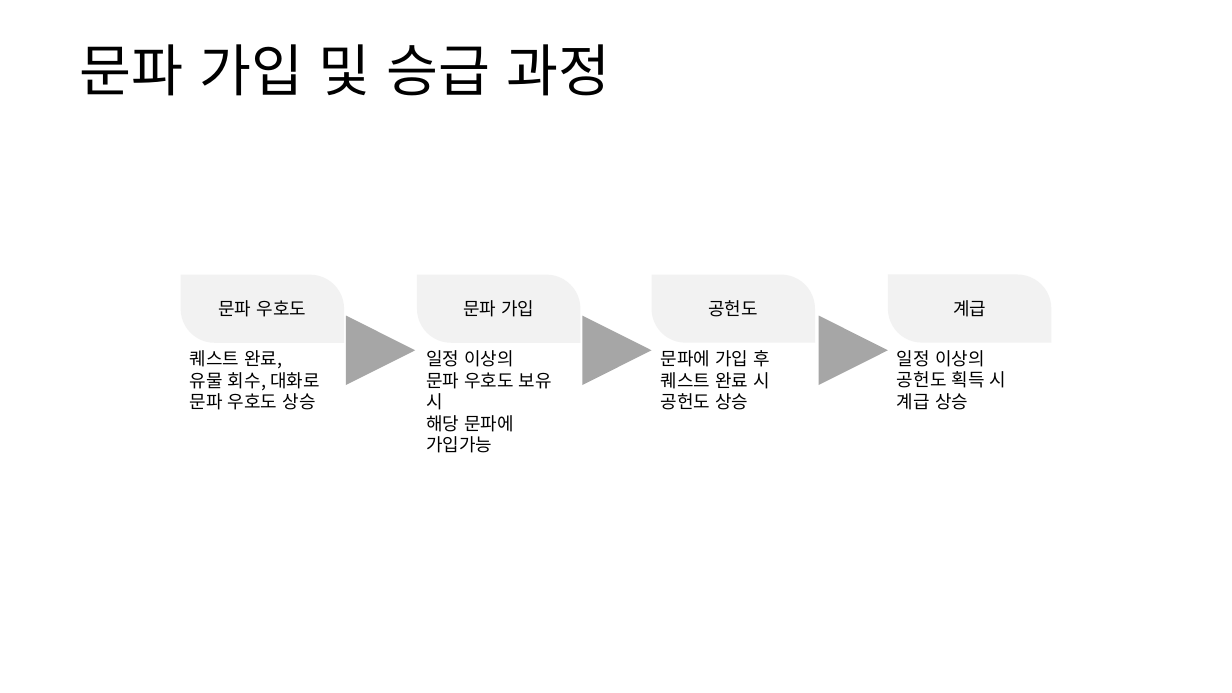
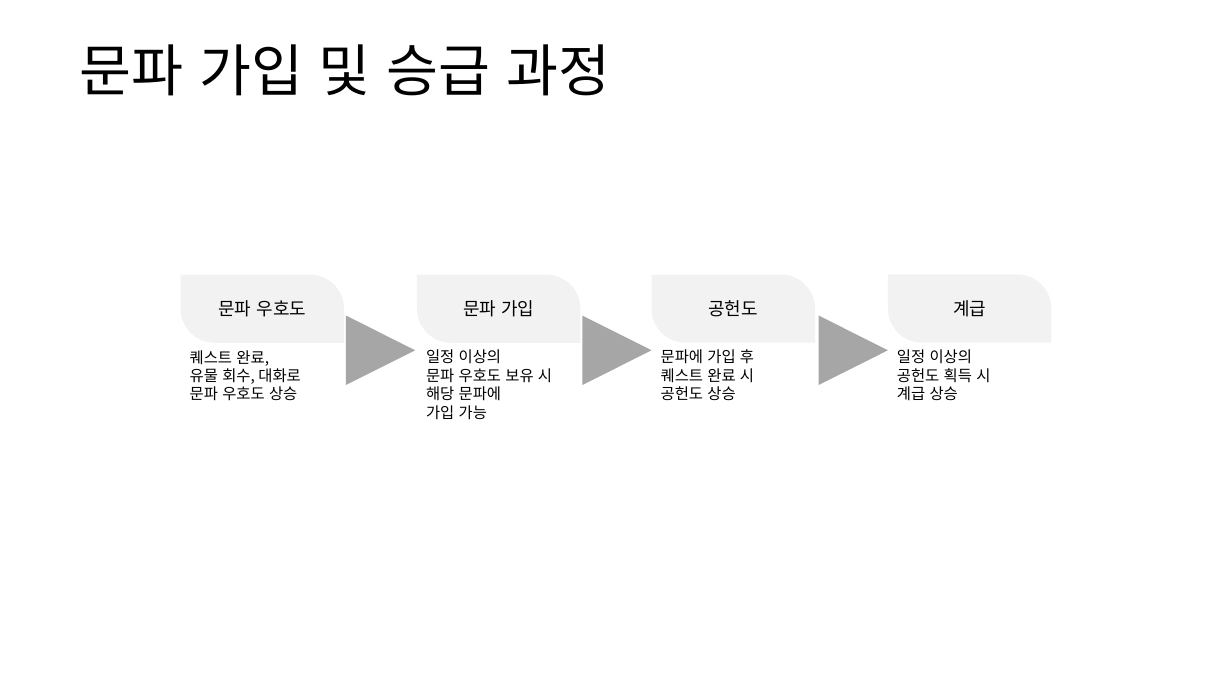
Before and after one commit to yjk0401/unityenginebasic_9th, a slide deck: slide 5 of 기획/방랑엽사전/문파 시스템 기획서.pptx. Drawn at 1232x693 pixels with LibreOffice and Linux fonts; fonts in the diff are those of the drawing. Boxes give left, top, right and bottom in pixels: in the first picture for what was removed or moved away, otherwise in the second. Text is boxed around its words. In the diff, an @@ line names an element or a change of style, - is before the commit and + after.

```diff
--- a/기획/방랑엽사전/문파 시스템 기획서.pptx
+++ b/기획/방랑엽사전/문파 시스템 기획서.pptx
@@ text at (190,350,269,366): size 14 to 12 pt in "퀘스트 완료," @@
@@ text at (426,349,552,401): size 14 to 12 pt in "일정 이상의", "문파 우호도 보유 시", "해당 문파에" @@
@@ text "문파에 가입 후" at (661,349,754,401): size 14 to 12 pt @@
@@ text "일정 이상의" at (897,349,990,401): size 14 to 12 pt @@
@@ text at (190,368,300,401): text changed; size 14 to 12 pt @@
-유물 회수, 대화로 문파 우호도 상승
+유물 회수, 대화로
+문파 우호도 상승
@@ text at (426,405,487,420): text changed; size 14 to 12 pt @@
-가입가능
+가입 가능
```
Also in this commit, not shown: 1 other slide changed, 2 other files.
